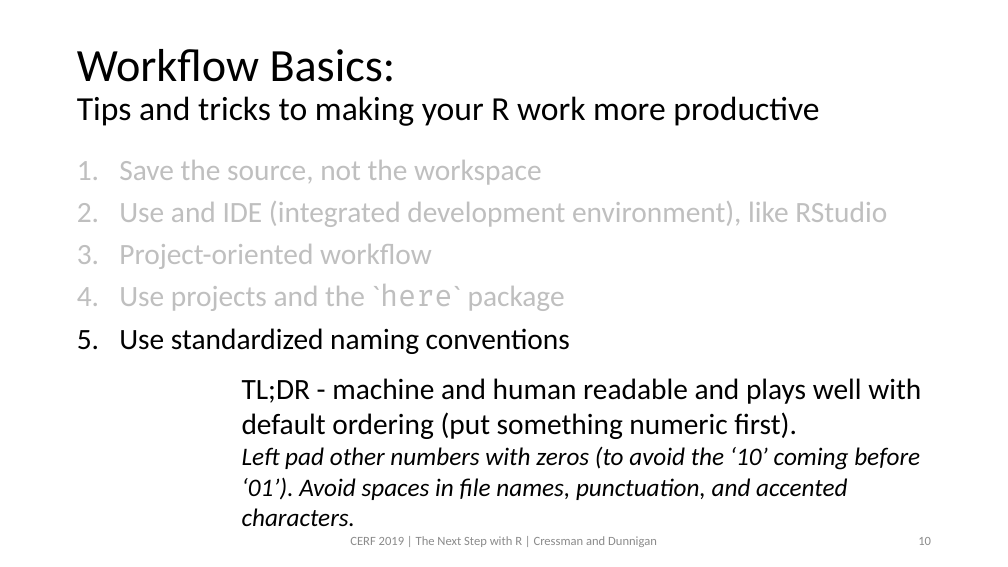
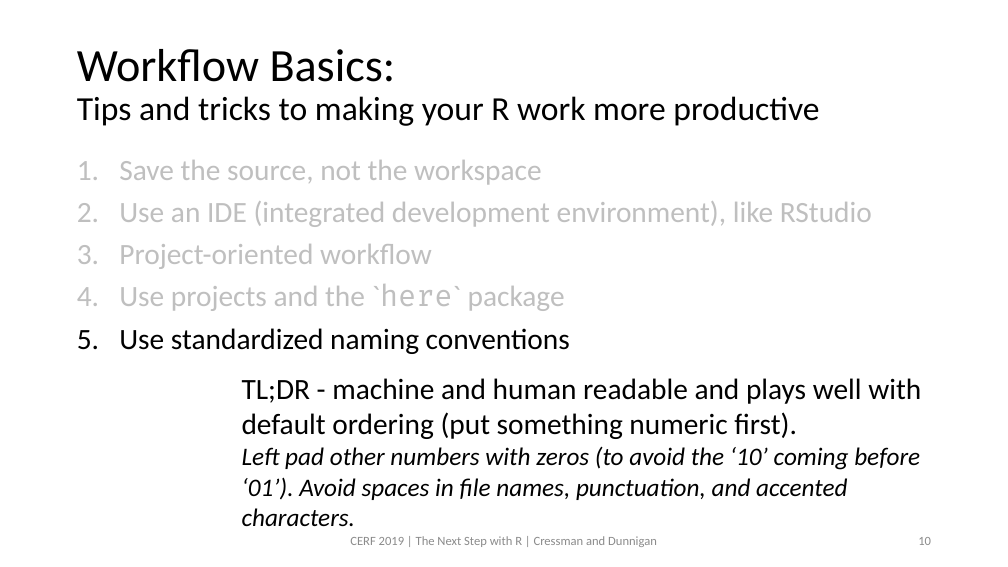
Before and after one commit to swmpkim/2019_CERF, a slide deck: slide 10 of slides/00_Introduction.pptx. Drawn at 1008x567 pixels with LibreOffice and Linux fonts; fonts in the diff are those of the drawing. Boxes give left, top, right and bottom in pixels: in the first picture for what was removed or moved away, otherwise in the second. Text is boxed around its words. In the diff, an @@ line names an element or a change of style, - is before the commit and + after.

```diff
--- a/slides/00_Introduction.pptx
+++ b/slides/00_Introduction.pptx
@@ text at [119, 201, 872, 227]: text changed @@
-2. Use and IDE (integrated development environment), like RStudio
+2. Use an IDE (integrated development environment), like RStudio
```
Also in this commit, not shown: 5 other slides changed.
